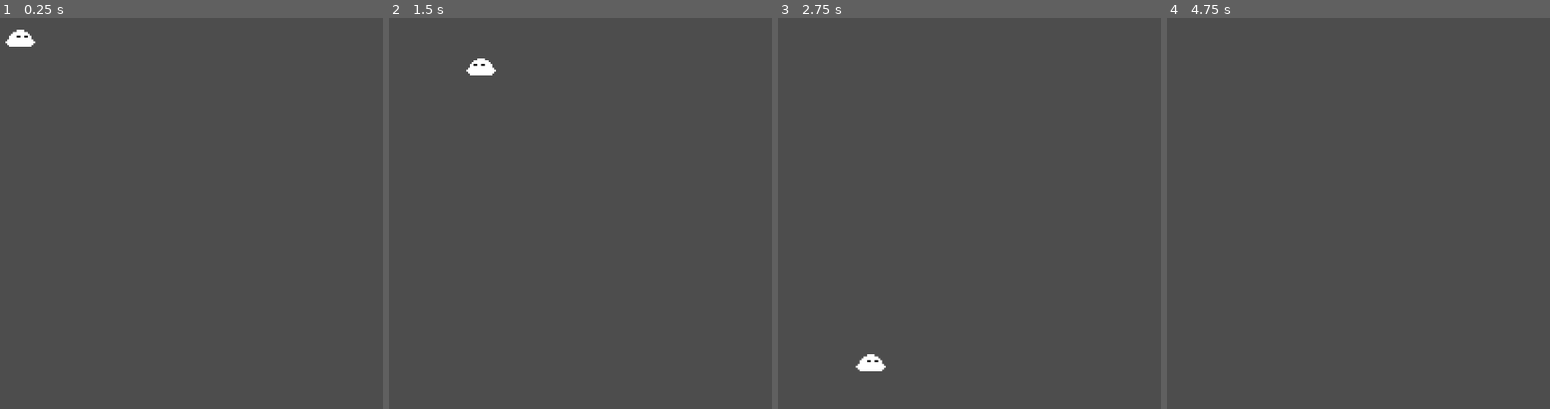
Above: before the commit, frames 1-4 (left to right).
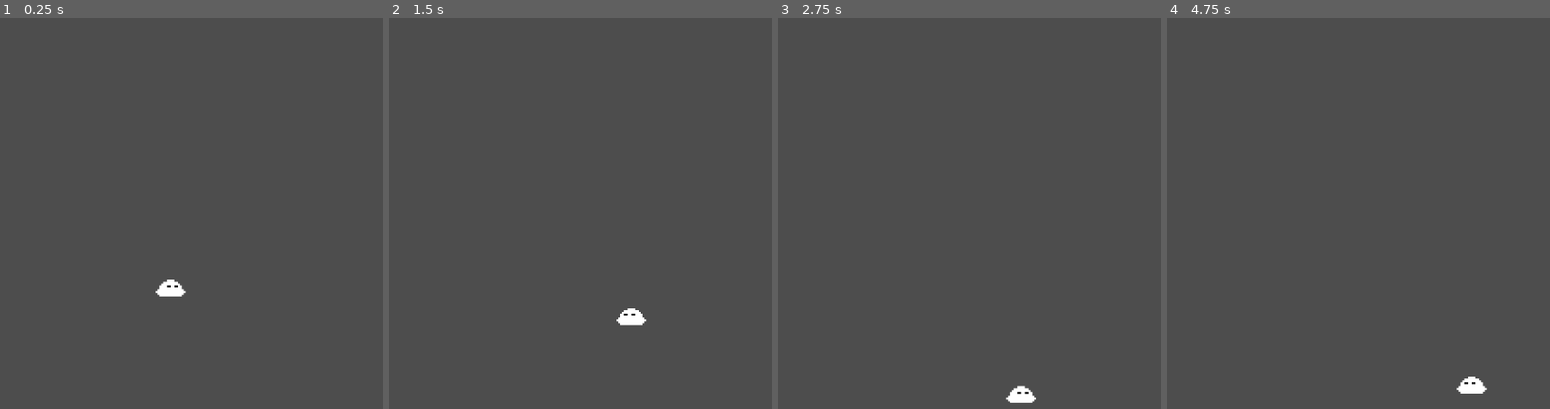
Above: after the commit, the same moments.

Repository: EnderFire0/BadIdeasGameJam2026
Game: Godot game, scene res://assets/scenes/level_screen.tscn
Same seed, same stepped clock (60 frames per second), same inputs: the game is played once before the commit and once after it.
Inputs:
- Up to frame 1 (0.25 s): no input
- Up to frame 2 (1.5 s): tap Enter at 0.5 s; hold Right (move_right) 0.53-1.28 s; tap Down (crouch) at 0.6, 1.35 s; tap Up (jump) at 0.77 s; hold Left (move_left) from 1.28 s (still down)
- Up to frame 3 (2.75 s): tap Up (jump) at 1.52 s; release Left (move_left) at 2.03 s; hold Right (move_right) from 2.03 s (still down); tap Down (crouch) at 2.1 s
- Up to frame 4 (4.75 s): tap Down (crouch) at 2.85, 3.6, 4.35 s; tap Up (jump) at 3.02, 3.77, 4.52 s; release Right (move_right) at 3.53 s; hold Left (move_left) from 3.53 s (still down)

The runs differ from the first frame. In frame 1, 0.5% of the frame differs, in the area x 1-49%, y 2-72%; in frame 2, 0.5%; in frame 3, 0.5%; in frame 4, 0.3%.

Commit message:
Make level geometry hard-coded

Diff:
--- a/assets/scenes/level_screen.tscn
+++ b/assets/scenes/level_screen.tscn
@@ -3,13 +3,28 @@
 [ext_resource type="Script" uid="uid://c1h5hei25ula" path="res://level_screen.gd" id="1_65efp"]
 [ext_resource type="PackedScene" uid="uid://dqd3y2i3qbxew" path="res://assets/scenes/player.tscn" id="2_s68qs"]
 
+[sub_resource type="RectangleShape2D" id="RectangleShape2D_65efp"]
+size = Vector2(30, 648)
+
+[sub_resource type="RectangleShape2D" id="RectangleShape2D_s68qs"]
+size = Vector2(1123, 30)
+
 [node name="LevelScreen" type="Node" unique_id=1208870112]
 script = ExtResource("1_65efp")
-geometry = Array[Rect2]([Rect2(100, 200, 100, 50), Rect2(50, 100, 50, 100)])
 
 [node name="TextureRect" type="TextureRect" parent="." unique_id=469687037]
 offset_right = 40.0
 offset_bottom = 40.0
 
 [node name="Player" parent="." unique_id=1869804639 instance=ExtResource("2_s68qs")]
-position = Vector2(112, 33)
+position = Vector2(353, 434)
+
+[node name="Level Geometry" type="StaticBody2D" parent="." unique_id=1977403684]
+
+[node name="CollisionShape2D" type="CollisionShape2D" parent="Level Geometry" unique_id=531062073]
+position = Vector2(15, 324)
+shape = SubResource("RectangleShape2D_65efp")
+
+[node name="CollisionShape2D2" type="CollisionShape2D" parent="Level Geometry" unique_id=639560507]
+position = Vector2(590.5, 633)
+shape = SubResource("RectangleShape2D_s68qs")
--- a/level_screen.gd
+++ b/level_screen.gd
@@ -1,22 +1,9 @@
 extends Node
-
-@export var geometry : Array[Rect2] = [Rect2(Vector2(100, 200), Vector2(100, 50))];
 
 # Called when the node enters the scene tree for the first time.
 func _ready() -> void:
 	$TextureRect.size = get_viewport().get_visible_rect().size;
-	draw_geometry();
 
-func draw_geometry() -> void:
-	for shape : Rect2 in geometry:
-		var body : StaticBody2D = StaticBody2D.new();
-		var new_shape : CollisionShape2D = CollisionShape2D.new();
-		var rect : RectangleShape2D = RectangleShape2D.new();
-		rect.size = shape.size;
-		new_shape.set_shape(rect);
-		new_shape.position = shape.position;
-		body.add_child(new_shape);
-		add_child(body);
 
 # Called every frame. 'delta' is the elapsed time since the previous frame.
 func _process(delta: float) -> void:
